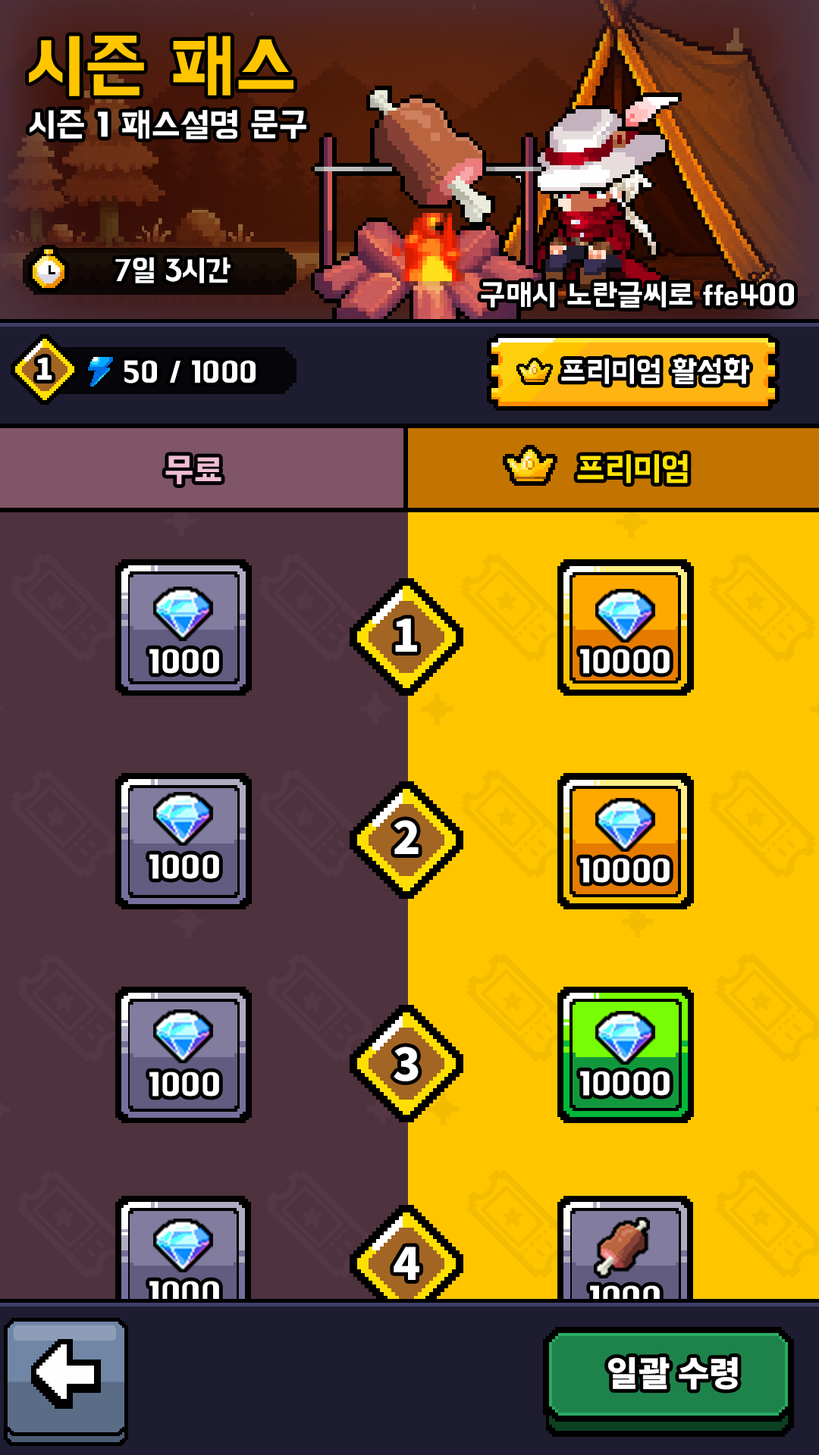
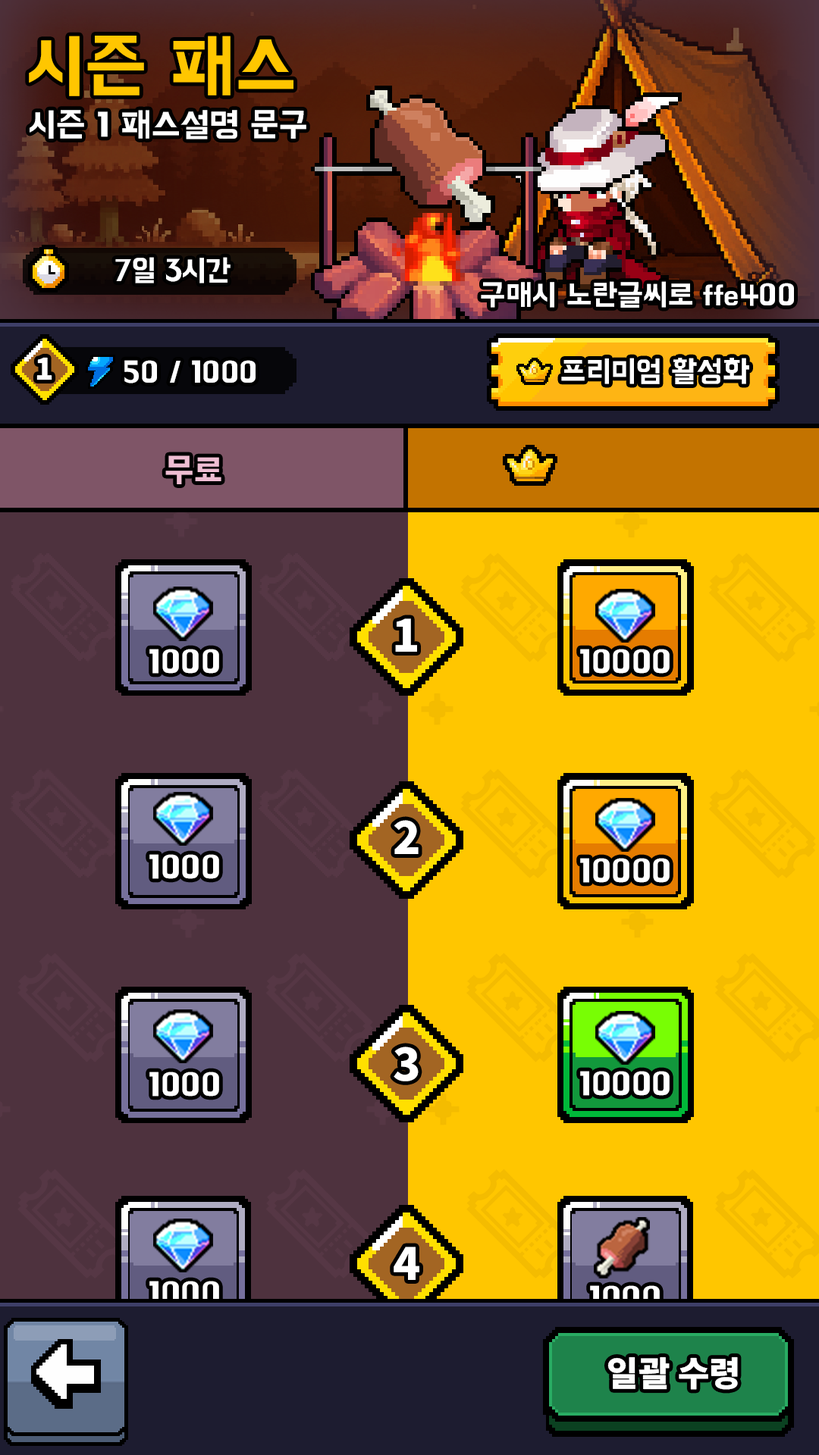
Revision of a layered (819, 1455) image; what changed, layer by layer:
hid "프리미엄" over bbox(576, 454, 688, 484)
